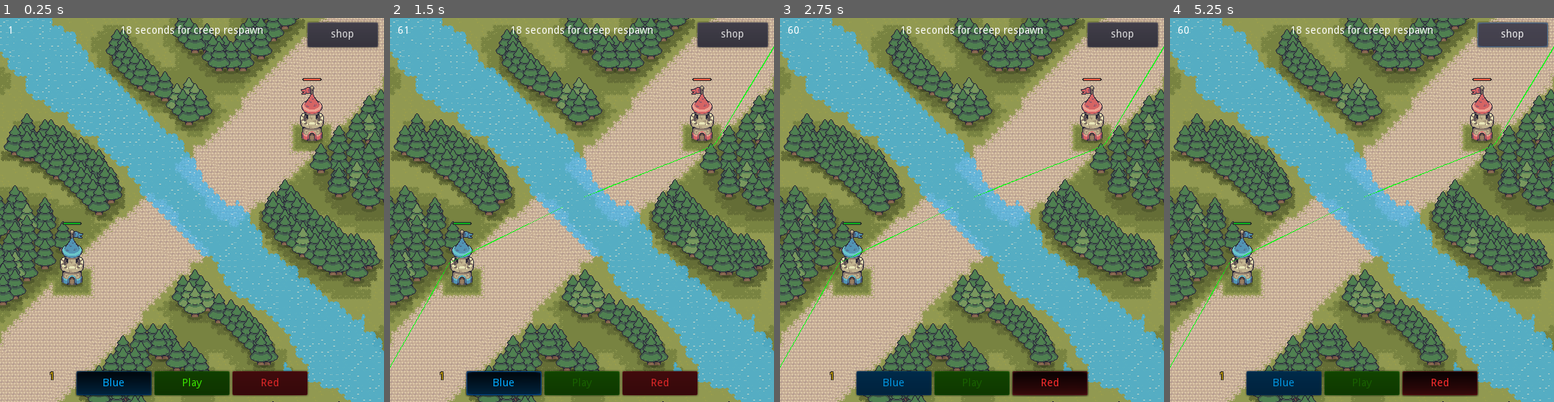
Above: before the commit, frames 1-4 (left to right).
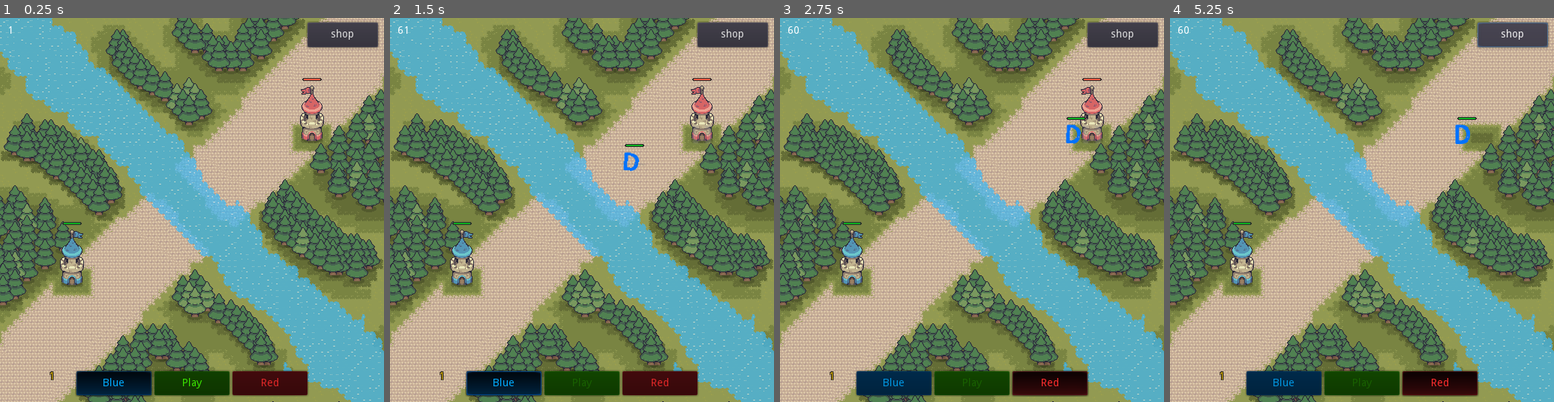
Above: after the commit, the same moments.

Repository: spicylobstergames/shotcaller-godot
Game: Godot game, scene res://TestScene.tscn
Two runs of this game, one before a commit and one after it. Both use one fixed random seed, a clock stepped at 60 frames per second and the inputs below.
Inputs:
- Up to frame 1 (0.25 s): no input
- Up to frame 2 (1.5 s): click "Play" at 0.5 s; click "Blue" at 1.25 s
- Up to frame 3 (2.75 s): click "Red" at 2 s
- Up to frame 4 (5.25 s): click "shop" at 2.75 s; click "Blue" at 3.5 s; click "Red" at 4.25 s; click "shop" at 5 s

The runs differ from the first frame. In frame 1, 0.3% of the frame differs, in the area x 31-69%, y 1-5%; in frame 2, 0.7%; in frame 3, 0.7%; in frame 4, 1.3%, in the area x 0-100%, y 1-92%.

Commit message:
Fewer points

Diff:
--- a/Prototype/Battlefield/NavigationPolygonInstance.gd
+++ b/Prototype/Battlefield/NavigationPolygonInstance.gd
@@ -330,5 +330,5 @@
 		static_body.add_child(collision_shape)
 
 	nav_polygon.make_polygons_from_outlines()
-	print(nav_polygon.polygons.size())
+	#print(nav_polygon.polygons.size())
 	navpoly = nav_polygon
--- a/Prototype/Building/Child/Tower/Tower.tscn
+++ b/Prototype/Building/Child/Tower/Tower.tscn
@@ -18,8 +18,8 @@
 [sub_resource type="Resource" id=10]
 resource_local_to_scene = true
 script = ExtResource( 7 )
-health = 100.0
-max_health = 100.0
+health = 1000.0
+max_health = 1000.0
 health_regeneration_rate = 0.0
 health_regeneration_step = 0.0
 mana = 0.0
--- a/Prototype/Character/Child/Creep/Creep.gd
+++ b/Prototype/Character/Child/Creep/Creep.gd
@@ -3,5 +3,5 @@
 
 
 func _ready():
-	$Node/Line2D.visible = ProjectSettings.get("global/debug")
+	$Node/Line2D.visible = false#ProjectSettings.get("global/debug")
 	._ready()
--- a/Prototype/Character/Child/Leader/DEBUG_Daniel/Daniel.tscn
+++ b/Prototype/Character/Child/Leader/DEBUG_Daniel/Daniel.tscn
@@ -12,9 +12,6 @@
 [ext_resource path="res://Character/Child/Leader/DEBUG_Daniel/Skills/RockProjectile.tscn" type="PackedScene" id=10]
 [ext_resource path="res://Character/Skills/Shared/BasicRangedAttack.gd" type="Script" id=11]
 [ext_resource path="res://Assets/Character/Leader/Daniel/Daniel_Red.png" type="Texture" id=12]
-[ext_resource path="res://BT/BehaviorTree.gd" type="Script" id=13]
-[ext_resource path="res://Character/Skills/SkillHandler.gd" type="Script" id=14]
-[ext_resource path="res://Character/StateDebug.gd" type="Script" id=15]
 
 [sub_resource type="Resource" id=1]
 resource_local_to_scene = true
@@ -307,9 +304,6 @@
 stats = SubResource( 2 )
 radius = SubResource( 11 )
 
-[node name="Skills" parent="." index="1"]
-script = ExtResource( 14 )
-
 [node name="BasicAttack" type="Node" parent="Skills" index="0"]
 script = ExtResource( 4 )
 damage = 500.0
@@ -323,9 +317,6 @@
 speed = 20.0
 projectile_scene = ExtResource( 10 )
 
-[node name="BehaviorTree" parent="." index="2"]
-script = ExtResource( 13 )
-
 [node name="BehaviorAnimPlayer" parent="." index="3"]
 autoplay = "RESET"
 anims/Attack = SubResource( 4 )
@@ -338,9 +329,6 @@
 margin_top = -35.0
 margin_bottom = -35.0
 
-[node name="StateDebug" parent="HUD" index="1"]
-script = ExtResource( 15 )
-
 [node name="Sprite" parent="TextureContainer" index="0"]
 material = SubResource( 7 )
 position = Vector2( 0.95642, -1.18363 )
--- a/Prototype/TestScene.gd
+++ b/Prototype/TestScene.gd
@@ -19,7 +19,7 @@
 			team,
 			leader_scene,
 			$BattleField,
-			$BattleField/Mid.points[0])
+			$BattleField/Mid.points[1])
 		$CreepRespawnTimer.start(Game.creep_respawn_time)
 		Game.is_playing = true
 
--- a/Prototype/TestScene.tscn
+++ b/Prototype/TestScene.tscn
@@ -71,6 +71,7 @@
 }
 
 [node name="Label" type="Label" parent="Menu"]
+visible = false
 anchor_top = 0.5
 anchor_right = 1.0
 anchor_bottom = 0.5
--- a/Prototype/project.godot
+++ b/Prototype/project.godot
@@ -413,5 +413,10 @@
 
 [rendering]
 
+quality/intended_usage/framebuffer_allocation=1
+quality/intended_usage/framebuffer_allocation.mobile=1
 2d/snapping/use_gpu_pixel_snap=true
+threads/thread_model=2
+quality/filters/anisotropic_filter_level=2
+environment/default_clear_color=Color( 0.317647, 0.337255, 0.384314, 1 )
 environment/default_environment="res://default_env.tres"
Not shown: 1 places in Prototype/Character/Child/Leader/DEBUG_Daniel/Daniel.tscn that only renumber resources
